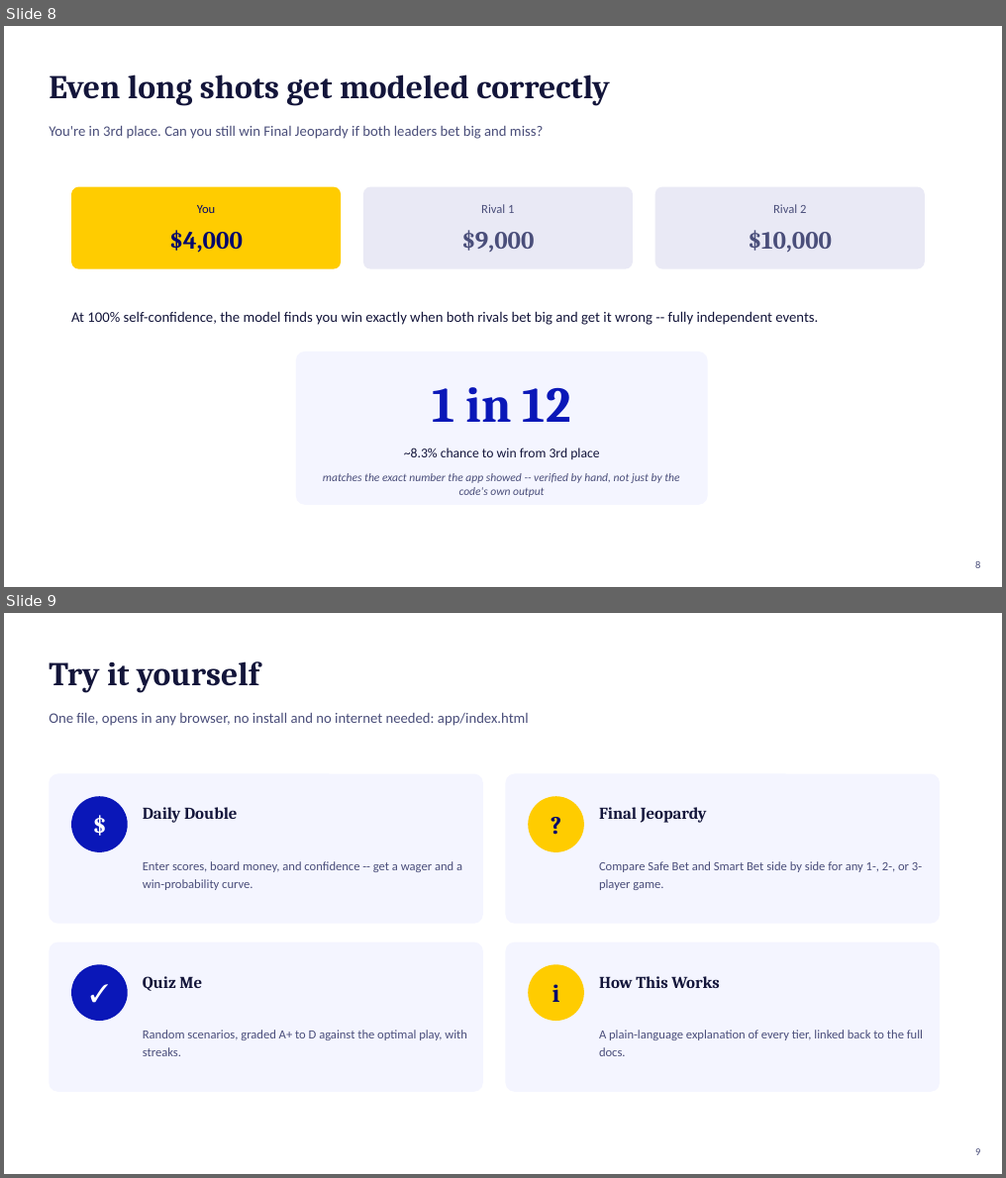
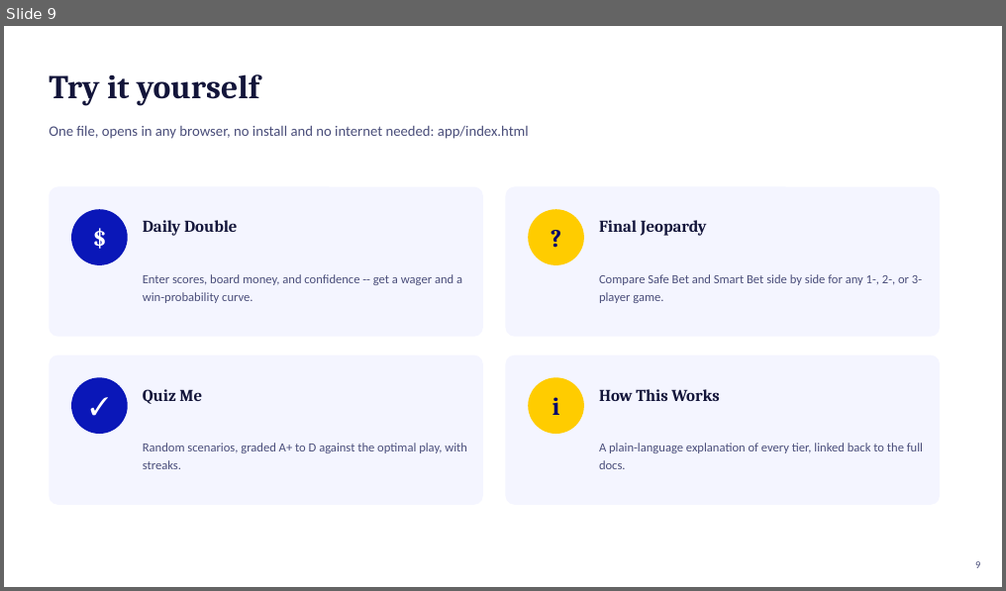
Before and after one commit to willhoop/jeopardy-wagering, a slide deck: docs/deck.pptx. Shown one above the other, each under a label of ours: slides 8 and 9 before the commit, slide 9 after it. The pictures are 1006x1178 and 1006x591 pixels, drawn with LibreOffice and Linux fonts; fonts in the diff are those of the drawing. Boxes give left, top, right and bottom in pixels: in the first picture for what was removed or moved away, otherwise in the second. Text is boxed around its words. In the diff, an @@ line names an element or a change of style, - is before the commit and + after.

```diff
--- a/docs/deck.pptx
+++ b/docs/deck.pptx
@@ slide 8 removed at <box>4,26,1002,587</box>, background #FFFFFF @@
@@ text removed at <box>49,75,609,106</box> @@
-Even long shots get modeled correctly
@@ text removed at <box>49,126,543,139</box> @@
-You're in 3rd place. Can you still win Final Jeopardy if both leaders bet big and miss?
@@ rounded rectangle removed at <box>71,187,341,270</box> @@
@@ rounded rectangle removed at <box>363,187,633,270</box> @@
@@ rounded rectangle removed at <box>655,187,925,270</box> @@
@@ text removed at <box>169,230,243,253</box> @@
-$4,000
@@ text removed at <box>197,205,215,213</box> @@
-You
@@ text removed at <box>461,230,534,252</box> @@
-$9,000
@@ text removed at <box>481,204,514,213</box> @@
-Rival 1
@@ text removed at <box>747,230,832,253</box> @@
-$10,000
@@ text removed at <box>773,204,806,213</box> @@
-Rival 2
@@ text removed at <box>71,311,818,325</box> @@
-At 100% self-confidence, the model finds you win exactly when both rivals bet big and get it wrong -- fully independent events.
@@ rounded rectangle removed at <box>296,352,708,505</box> @@
@@ text removed at <box>433,387,571,422</box> @@
-1 in 12
@@ text removed at <box>404,448,599,460</box> @@
-~8.3% chance to win from 3rd place
@@ text removed at <box>323,473,679,497</box> @@
-matches the exact number the app showed -- verified by hand, not just by the code's own output
@@ text removed at <box>975,562,980,569</box> @@
-8
```
Also in this commit, not shown: 5 slides changed, 1 slide added, 41 other files.
